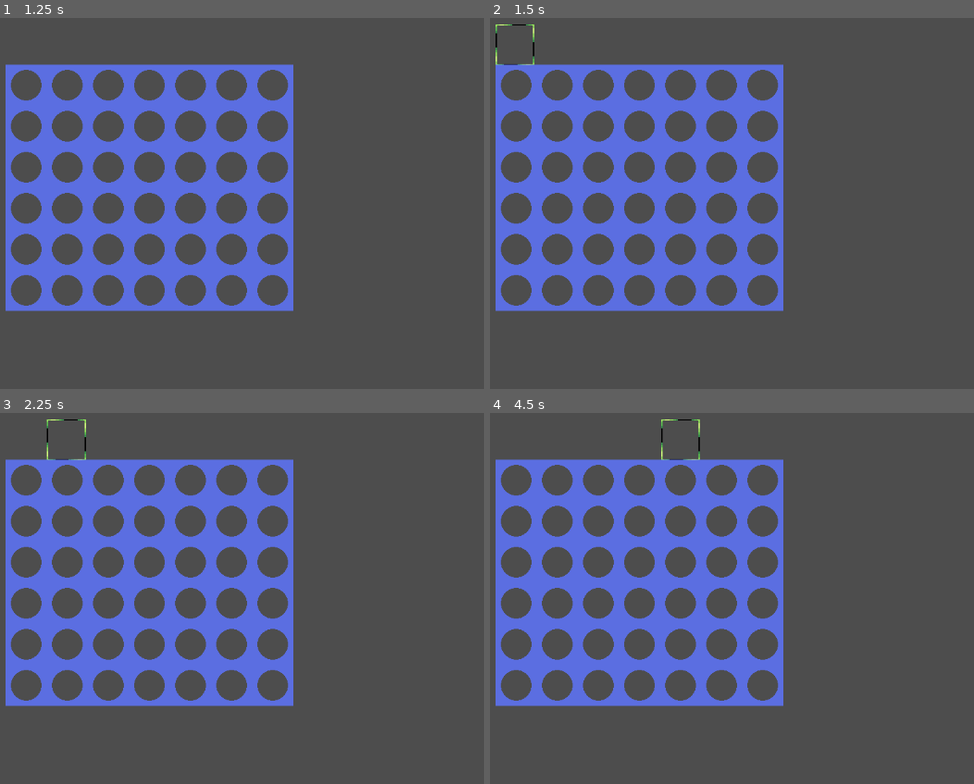
Above: before the commit, frames 1-4 (two rows, left to right).
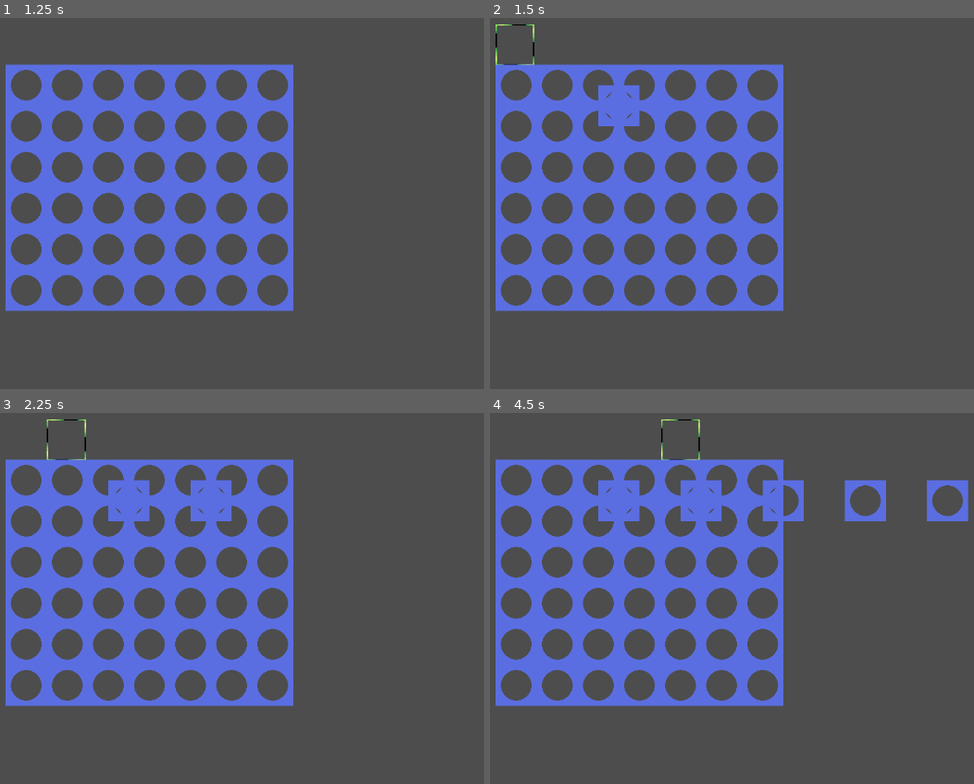
Above: after the commit, the same moments.

Repository: BenSidiAlessio/Connect4
Game: Godot game, scene res://Scenes/game_manager.tscn
The game is run twice, just before and just after one commit, with the same random seed, the same clock (stepped at 60 frames per second) and the same inputs.
Inputs (mouse positions are in pixels of both pictures, inside the frame that each line leads up to):
- Up to frame 1 (1.25 s): click "START LOCAL GAME" at 0.5 s
- Up to frame 2 (1.5 s): click (514, 43) at 1.25 s
- Up to frame 3 (2.25 s): click (67, 438) at 2 s
- Up to frame 4 (4.5 s): click (596, 438) at 2.75 s; click (640, 438) at 3.5 s; click (678, 438) at 4.25 s

Frame 1 is identical in both runs. In frame 2, 0.4% of the frame differs, in the area x 22-31%, y 17-30%; in frame 3, 0.8%; in frame 4, 2.5%, in the area x 22-99%, y 17-30%.

Commit message:
Handled the boardgame button

Diff:
--- a/Scenes/BoardGame/cell.tscn
+++ b/Scenes/BoardGame/cell.tscn
@@ -5,4 +5,6 @@
 [node name="Cell" type="Node2D"]
 
 [node name="Sprite2D" type="Sprite2D" parent="."]
+z_index = 1
+z_as_relative = false
 texture = ExtResource("1_4f8oc")
--- /dev/null
+++ b/Scenes/BoardGame/coin.tscn
@@ -0,0 +1,8 @@
+[gd_scene load_steps=2 format=3 uid="uid://b77kmfnu1jsfs"]
+
+[ext_resource type="Texture2D" uid="uid://ccdty4w313oqe" path="res://Assets/Board/Cell/yellowcoin.png" id="1_0chp1"]
+
+[node name="Coin" type="Node2D"]
+
+[node name="CoinSprite" type="Sprite2D" parent="."]
+texture = ExtResource("1_0chp1")
--- a/Scenes/BoardGame/game_board_manager.gd
+++ b/Scenes/BoardGame/game_board_manager.gd
@@ -6,11 +6,19 @@
 var cellPixels : int = 64
 var board_data : Dictionary = {}
 var cell_scene = load("res://Scenes/BoardGame/cell.tscn");
-@onready var board_container : CenterContainer
+var coin_scene = load("res://Scenes/BoardGame/coin.tscn");
+@onready var board_container : CenterContainer = $Control/BoardContainer
 
 # Called when the node enters the scene tree for the first time.
 func _ready() -> void:
-	board_container = $Control/BoardContainer
+	build_board()
+
+# Called every frame. 'delta' is the elapsed time since the previous frame.
+func _process(delta: float) -> void:
+	pass
+
+# Build a simple board based on the values of Height with board_height variable and Width with board_width
+func build_board():
 	for x in board_width:
 		for y in board_height:
 			var xPosition = x * cellPixels + offSetPosition
@@ -23,14 +31,64 @@
 						"Coin": null
 					}
 
-	print(board_data)
-# Called every frame. 'delta' is the elapsed time since the previous frame.
-func _process(delta: float) -> void:
-	pass
-
-
+# Generate an instance of cell at the coords passed by params
+# @coords: coordination of the position of the cell
 func set_cell(coords: Vector2i):
 	var instance = cell_scene.instantiate()
 	instance.position = coords
 	board_container.add_child(instance)
 	return instance
+
+# Generate an instance of coin at the coords passed by params
+# @coords: coordination of the position of the coin
+func set_coin(coords: Vector2i, cell : Node2D):
+	var instance = cell_scene.instantiate()
+	instance.position = coords
+	print(cell)
+	cell.add_child(instance)
+	return instance
+
+# Check on the vertical line passed as param of the board where to put the coin of the turn
+# @col_num : vertical position of the grid
+func add_coin_on_board(col_num : int):
+	var key : String = "({0},{1})"
+	for y in board_height:
+		var cell = board_data[key.format([str(col_num),str(y)])]
+		#print(cell["Coin"] == null)
+		if cell["Coin"] == null and cell != null:
+			cell["Coin"] = set_coin(cell["Position"], cell["Cell"])
+			print(cell)
+			return
+
+	print("You can't place more coin!!!")
+	pass
+
+
+#-------------------------------------- SIGNALS ------------------------------------------
+# Button column 1
+func _on_column_button_pressed() -> void:
+	add_coin_on_board(1)
+
+# Button column 2
+func _on_column_button_2_pressed() -> void:
+	add_coin_on_board(2)
+
+# Button column 3
+func _on_column_button_3_pressed() -> void:
+	add_coin_on_board(3)
+
+# Button column 4
+func _on_column_button_4_pressed() -> void:
+	add_coin_on_board(4)
+
+# Button column 5
+func _on_column_button_5_pressed() -> void:
+	add_coin_on_board(5)
+
+# Button column 6
+func _on_column_button_6_pressed() -> void:
+	add_coin_on_board(6)
+
+# Button column 7
+func _on_column_button_7_pressed() -> void:
+	add_coin_on_board(7)
--- a/Scenes/BoardGame/game_board_manager.tscn
+++ b/Scenes/BoardGame/game_board_manager.tscn
@@ -135,3 +135,11 @@
 theme_override_styles/hover = SubResource("StyleBoxTexture_ixfc1")
 theme_override_styles/normal_mirrored = SubResource("StyleBoxFlat_txs4c")
 theme_override_styles/normal = SubResource("StyleBoxFlat_sija2")
+
+[connection signal="pressed" from="Control/HBoxContainer/ColumnButton" to="." method="_on_column_button_pressed"]
+[connection signal="pressed" from="Control/HBoxContainer/ColumnButton2" to="." method="_on_column_button_2_pressed"]
+[connection signal="pressed" from="Control/HBoxContainer/ColumnButton3" to="." method="_on_column_button_3_pressed"]
+[connection signal="pressed" from="Control/HBoxContainer/ColumnButton4" to="." method="_on_column_button_4_pressed"]
+[connection signal="pressed" from="Control/HBoxContainer/ColumnButton5" to="." method="_on_column_button_5_pressed"]
+[connection signal="pressed" from="Control/HBoxContainer/ColumnButton6" to="." method="_on_column_button_6_pressed"]
+[connection signal="pressed" from="Control/HBoxContainer/ColumnButton7" to="." method="_on_column_button_7_pressed"]
